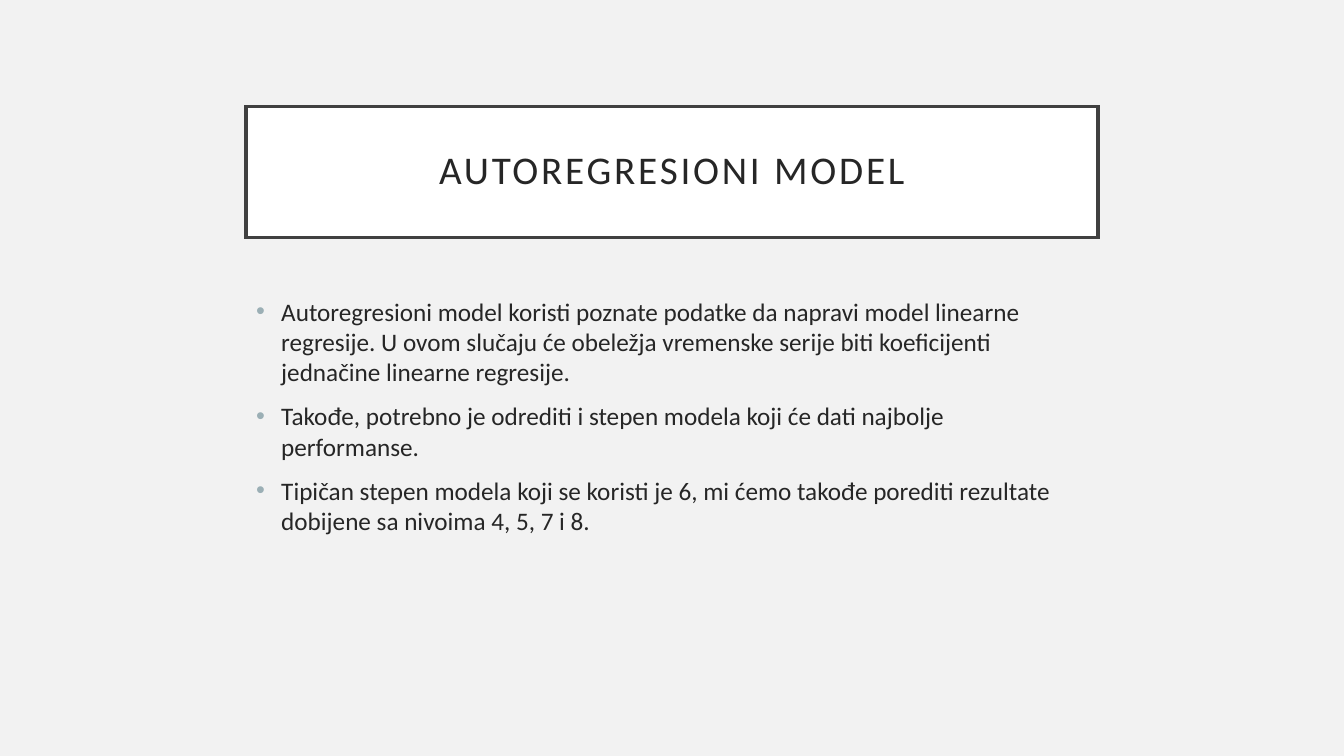
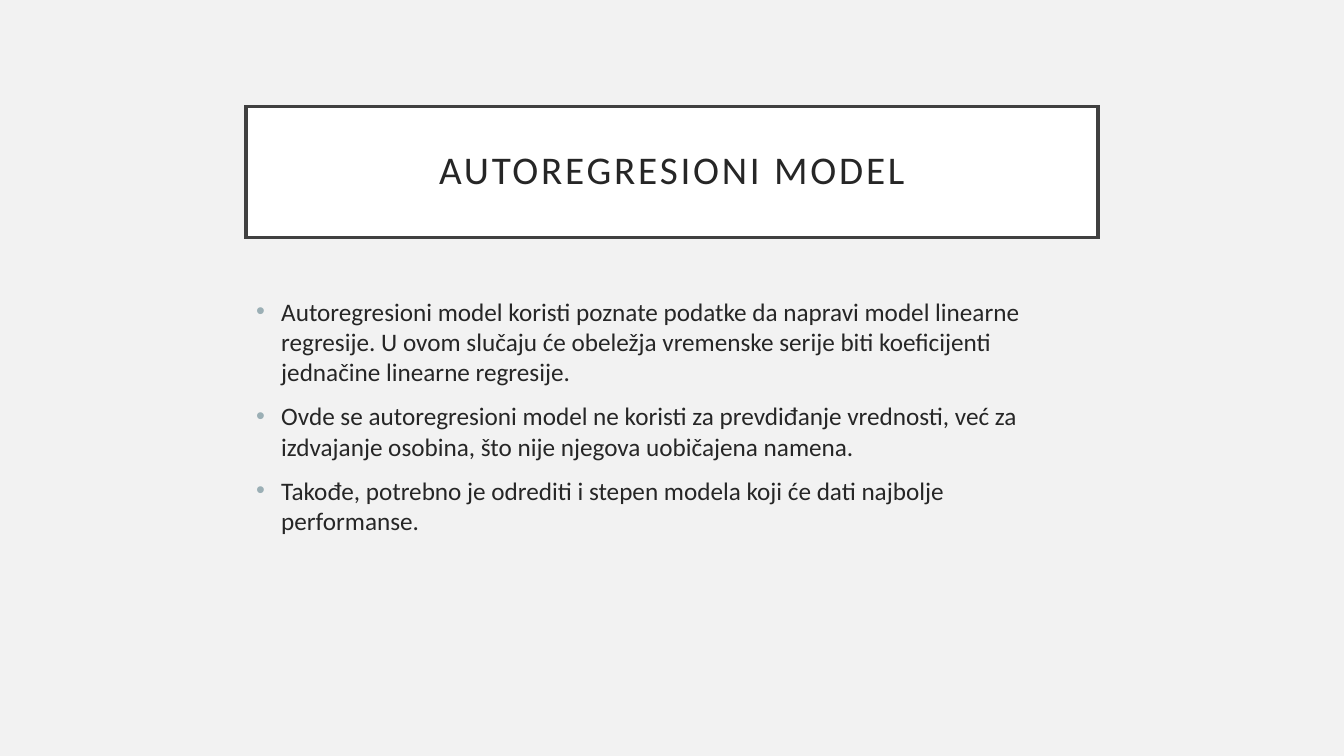
Before and after one commit to mijatkrivokapic/Epileptic-Seizure-Recognition, a slide deck: slide 15 of Detekcija epileptičnih napada pomoću EEG vremenske serije.pptx (slide 17 before the commit). Drawn at 1344x756 pixels with LibreOffice and Linux fonts; fonts in the diff are those of the drawing. Boxes give left, top, right and bottom in pixels: in the first picture for what was removed or moved away, otherwise in the second. Text is boxed around its words. In the diff, an @@ line names an element or a change of style, - is before the commit and + after.

```diff
--- a/Detekcija epileptičnih napada pomoću EEG vremenske serije.pptx
+++ b/Detekcija epileptičnih napada pomoću EEG vremenske serije.pptx
@@ text at [281,407,1017,461]: paragraph added @@
+• Ovde se autoregresioni model ne koristi za prevdiđanje vrednosti, već za izdvajanje osobina, što nije njegova uobičajena namena.
@@ text at [281,482,1049,535]: paragraph removed @@
-• Tipičan stepen modela koji se koristi je 6, mi ćemo takođe porediti rezultate dobijene sa nivoima 4, 5, 7 i 8.
```
Also in this commit, not shown: 6 other slides changed, 8 slides added, 4 slides removed, 1 other file.
